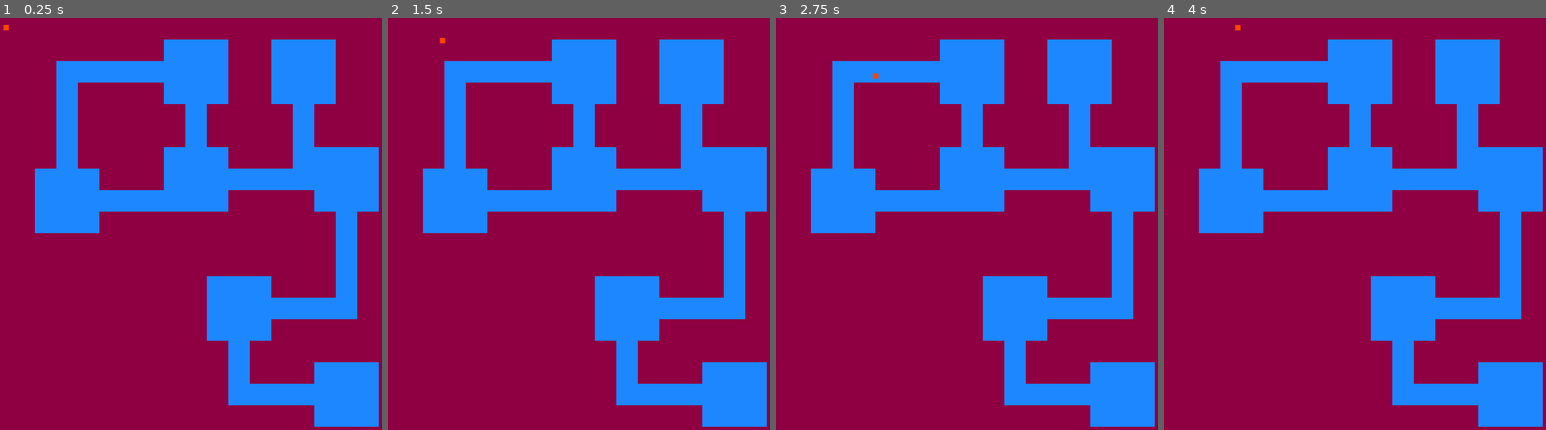
Above: before the commit, frames 1-4 (left to right).
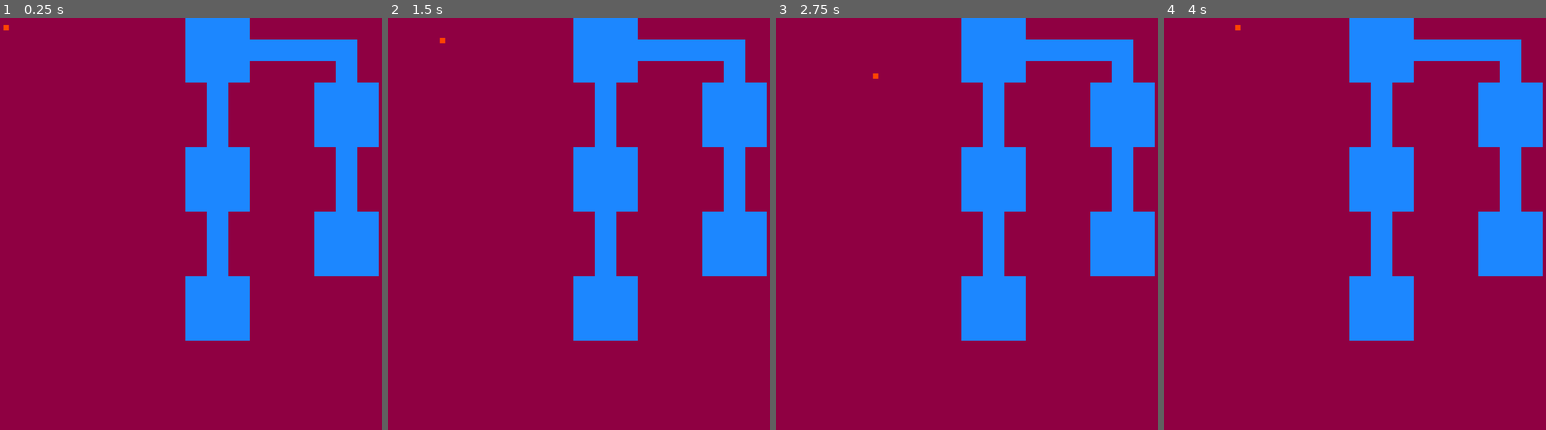
Above: after the commit, the same moments.

Repository: KirigayaRyuunosuke/Godot_Experiments
Game: Godot game, scene res://nodes/base/base.tscn
Two runs of this game, one before a commit and one after it. Both use one fixed random seed, a clock stepped at 60 frames per second and the inputs below.
Inputs:
- Up to frame 1 (0.25 s): no input
- Up to frame 2 (1.5 s): tap Enter at 0.5 s; hold Right (move_right) 0.53-1.28 s; hold Down (move_down) from 1.28 s (still down)
- Up to frame 3 (2.75 s): tap Space at 2 s; release Down (move_down) at 2.03 s; hold Right (move_right) from 2.03 s (still down)
- Up to frame 4 (4 s): release Right (move_right) at 2.78 s; hold Up (move_up) 2.78-3.53 s; tap Enter at 3.5 s; hold Left (move_left) from 3.53 s (still down)

The runs differ from the first frame. In frame 1, 30% of the frame differs, in the area x 9-100%, y 0-100%; in frame 2, 30%; in frame 3, 30%; in frame 4, 30%.

Commit message:
Updated points generator

Diff:
--- a/procedural/nodes/base/base.gd
+++ b/procedural/nodes/base/base.gd
@@ -41,15 +41,15 @@
 
 func _randomPointsGenerator(rangeX,rangeY,howMany):
 	var points = []
-	var x = rangeX - 2
-	var y = rangeY - 2
-	points.append([randi()%x,randi()%y])
+	var x = (rangeX-(rangeX%3))/3
+	var y = (rangeY-(rangeY%3))/3
+	points.append([(randi()%x)*3,(randi()%y)*3])
 	var i = 0
 	var tries = 0
 	while i < howMany-1 && tries < 100:
 		tries += 1
-		var newX = randi()%x
-		var newY = randi()%y
+		var newX = (randi()%x)*3
+		var newY = (randi()%y)*3
 		if _checkAvailability(points,[newX,newY]):
 			points.append([newX,newY])
 			i += 1
@@ -82,7 +82,6 @@
 		centerPoints.append([])
 		for y in range(points[x].size()):
 			centerPoints[x].append(points[x][y]+1)
-		print(str(centerPoints))
 	for i in range(centerPoints.size()-1):
 		result = _drawLine(centerPoints[i],centerPoints[i+1],result)
 	return result
Not shown, changed: procedural/README.md
